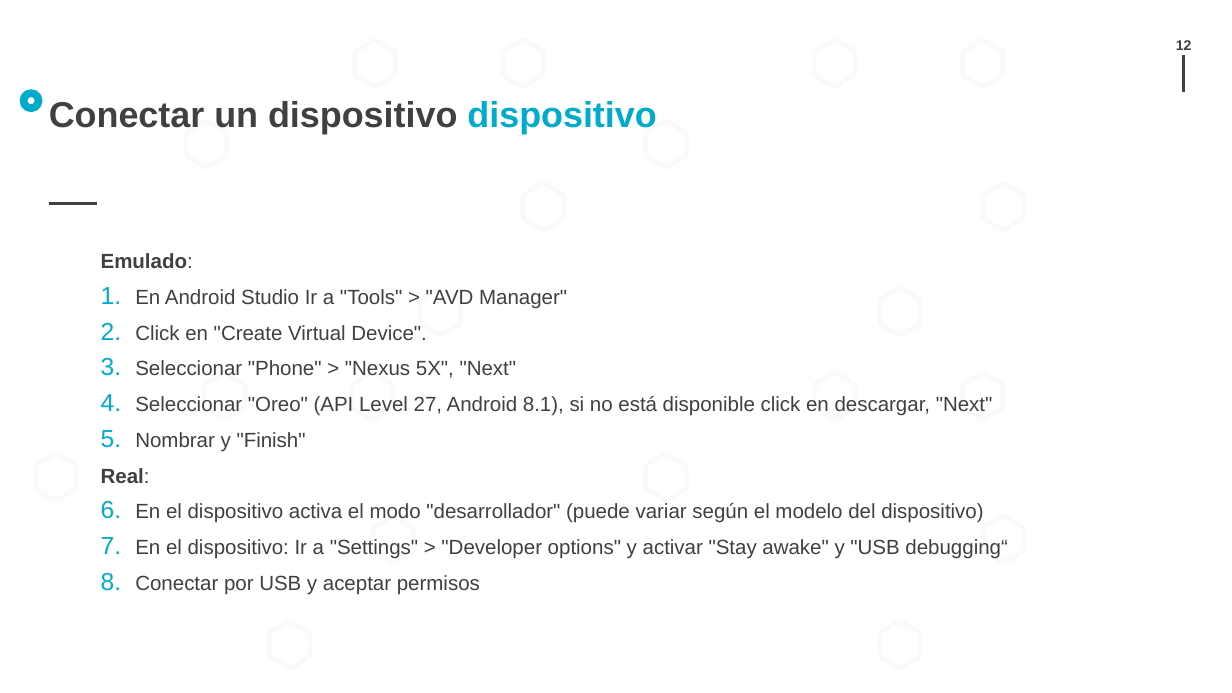
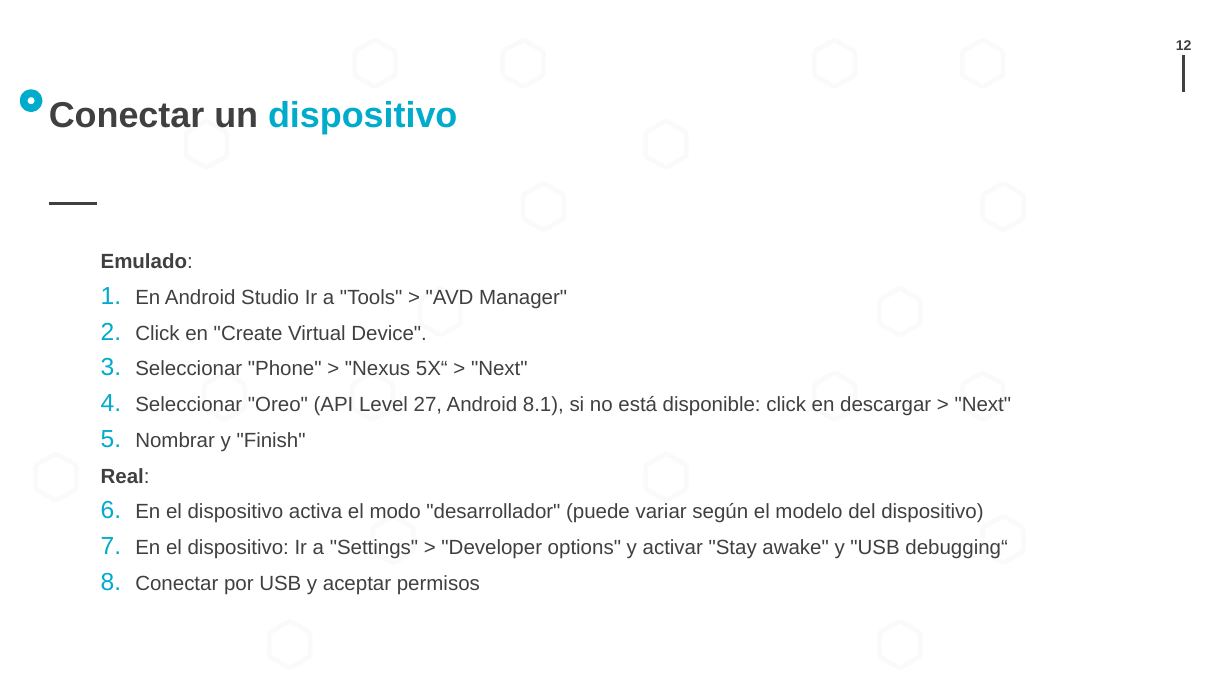
Before and after one commit to manzanero/appium-exposition-es, a slide deck: slide 12 of 2022-03-10__Appium__Alejandro_Manzanero.pptx. Drawn at 1232x693 pixels with LibreOffice and Linux fonts; fonts in the diff are those of the drawing; background and template pictures are left out. Boxes give left, top, right and bottom in pixels: in the first picture for what was removed or moved away, otherwise in the second. Text is boxed around its words. In the diff, an @@ line names an element or a change of style, - is before the commit and + after.

```diff
--- a/2022-03-10__Appium__Alejandro_Manzanero.pptx
+++ b/2022-03-10__Appium__Alejandro_Manzanero.pptx
@@ title at (49, 101, 457, 134): text changed; text colour #404040 to #00ABCB @@
-Conectar un dispositivo dispositivo
+Conectar un dispositivo
@@ text at (135, 360, 1012, 416): text changed @@
-3. Seleccionar "Phone" > "Nexus 5X", "Next"
-4. Seleccionar "Oreo" (API Level 27, Android 8.1), si no está disponible click en descargar, "Next"
+3. Seleccionar "Phone" > "Nexus 5X“ > "Next"
+4. Seleccionar "Oreo" (API Level 27, Android 8.1), si no está disponible: click en descargar > "Next"
```
Also in this commit, not shown: 4 other slides changed, 6 slides added, 1 other file.
